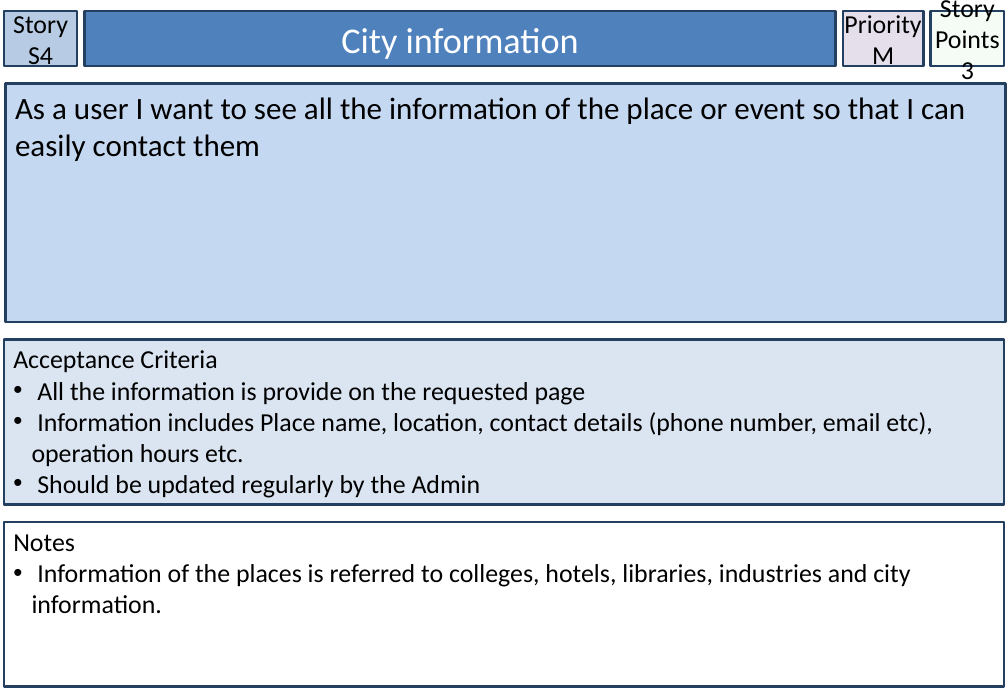
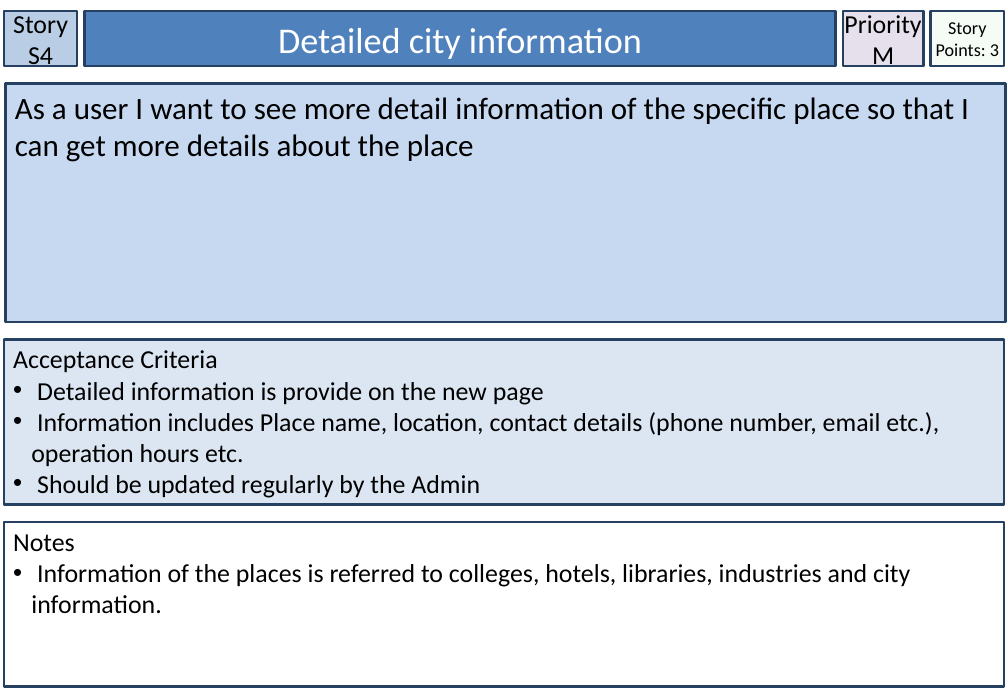
Before and after one commit to lufee84/GROUP-44, a slide deck: slide 5 of Adrian - STORY CARD.pptx. Drawn at 1008x698 pixels with LibreOffice and Linux fonts; fonts in the diff are those of the drawing. Boxes give left, top, right and bottom in pixels: in the first picture for what was removed or moved away, otherwise in the second. Text is boxed around its words. In the diff, an @@ line names an element or a change of style, - is before the commit and + after.

```diff
--- a/Adrian - STORY CARD.pptx
+++ b/Adrian - STORY CARD.pptx
@@ rectangle "Detailed city information" at [85,11,836,66]: outline #244061 2 pt to #254061 2 pt @@
@@ text in rectangle at [278,28,642,59]: text changed @@
-City information
+Detailed city information
@@ rectangle "Story Points: 3" at [931,11,1004,66]: outline #244061 2 pt to #254061 2 pt @@
@@ text in rectangle at [936,22,999,56]: text changed; size 20 to 14 pt @@
-Story Points
-3
+Story Points: 3
@@ rectangle "As a user I want ..." at [6,84,1006,322]: fill #C5D8F1 to #C6D9F1; outline #244061 2 pt to #254061 2 pt @@
@@ text in rectangle at [15,97,969,162]: text changed @@
-As a user I want to see all the information of the place or event so that I can easily contact them
+As a user I want to see more detail information of the specific place so that I can get more details about the place
@@ rectangle "Acceptance Criteria" at [4,340,1004,504]: fill #DAE5F1 to #DCE6F2; outline #244061 2 pt to #254061 2 pt @@
@@ text in rectangle at [31,382,939,467]: text changed @@
-• All the information is provide on the requested page
-• Information includes Place name, location, contact details (phone number, email etc), operation hours etc.
+• Detailed information is provide on the new page
+• Information includes Place name, location, contact details (phone number, email etc.), operation hours etc.
```
Also in this commit, not shown: 57 other slides changed, 9 slides added, 4 slides removed, 5 other files.
